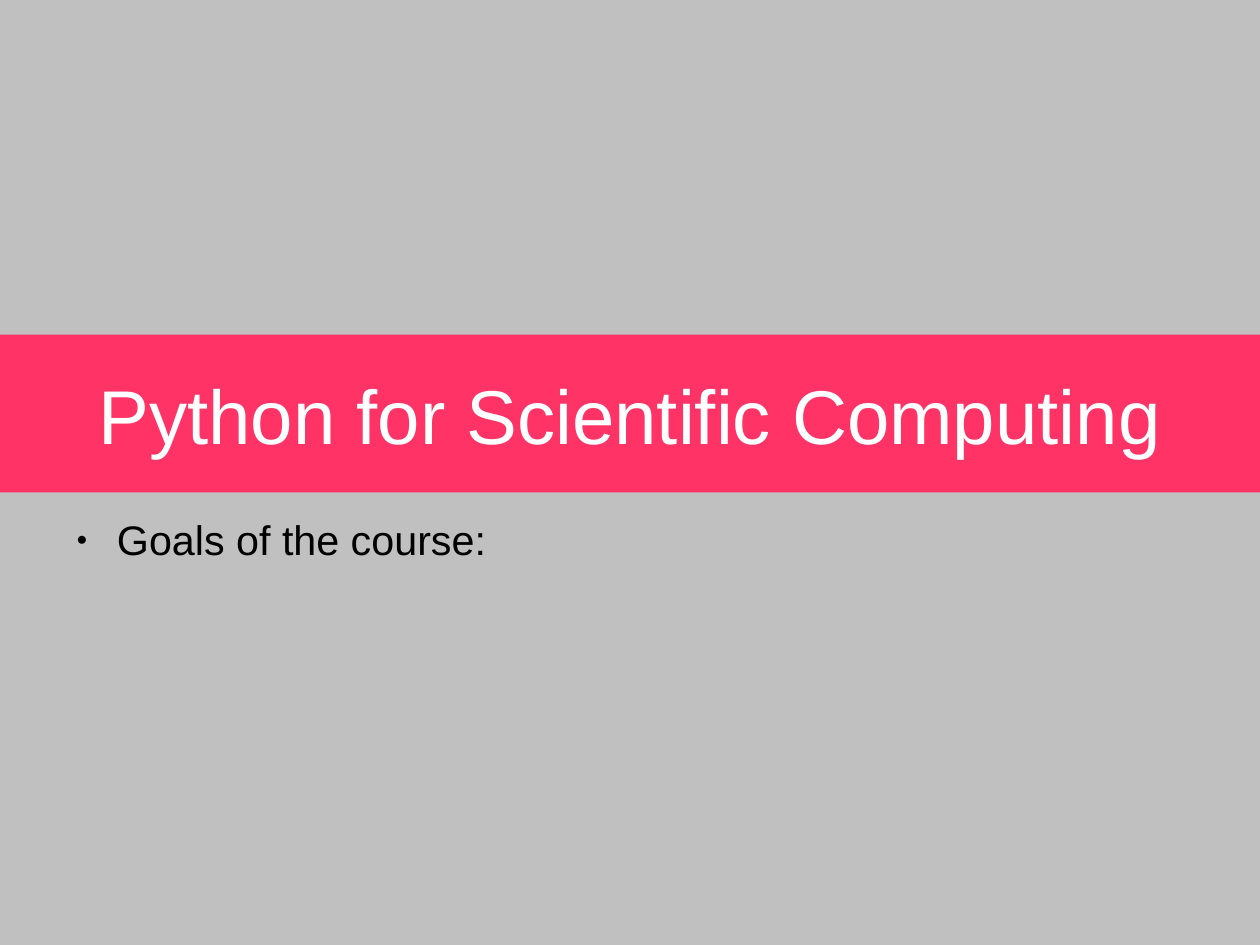
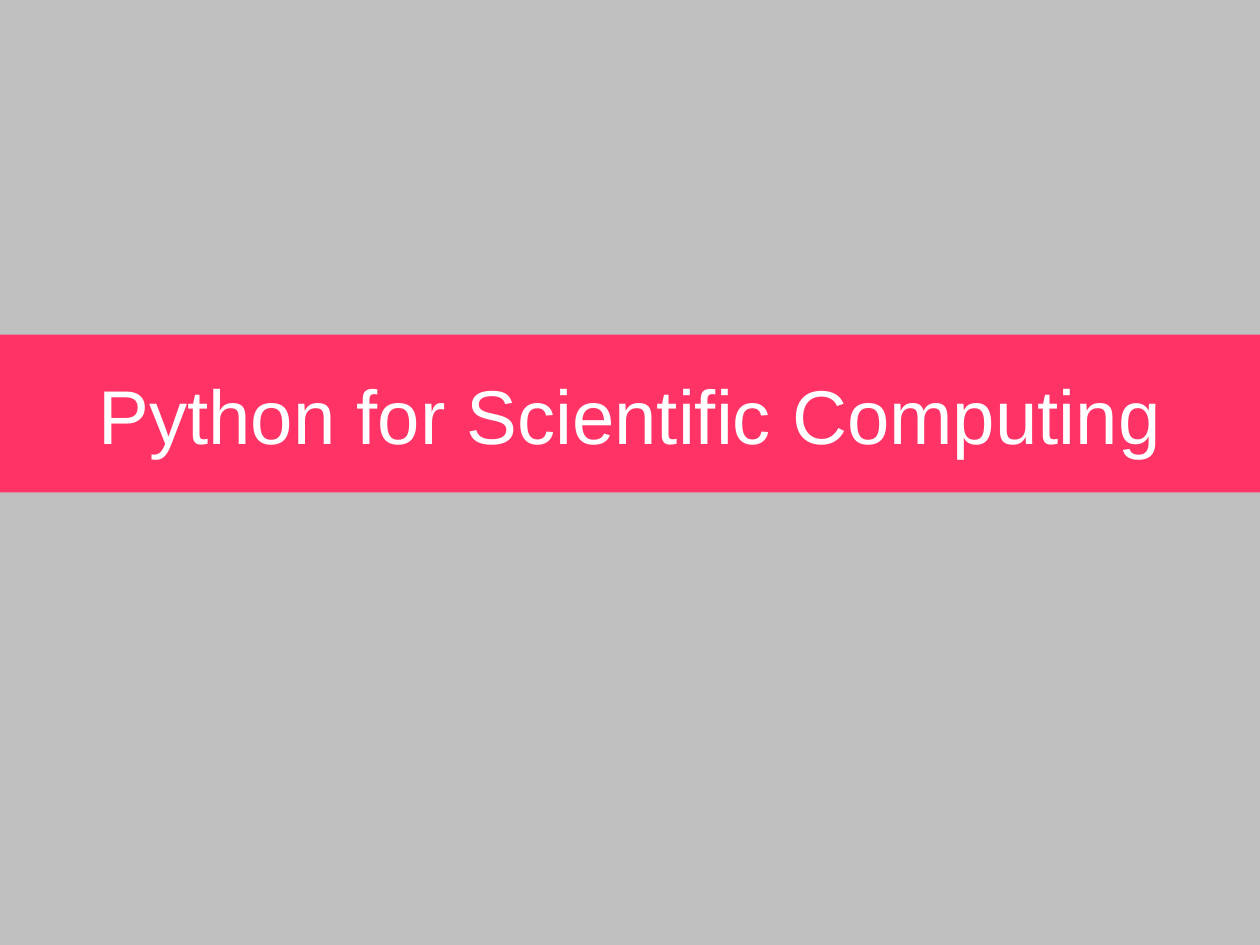
Before and after one commit to sbu-python-class/python-science, a slide deck: slide 1 of lectures/01-python/python.odp. Drawn at 1260x945 pixels with LibreOffice and Linux fonts; fonts in the diff are those of the drawing. Boxes give left, top, right and bottom in pixels: in the first picture for what was removed or moved away, otherwise in the second. Text is boxed around its words. In the diff, an @@ line names an element or a change of style, - is before the commit and + after.

```diff
--- a/lectures/01-python/python.odp
+++ b/lectures/01-python/python.odp
@@ text removed at [117,525,486,556] @@
-● Goals of the course:
```
Also in this commit, not shown: 8 other slides changed, 9 slides added, 2 slides removed.
